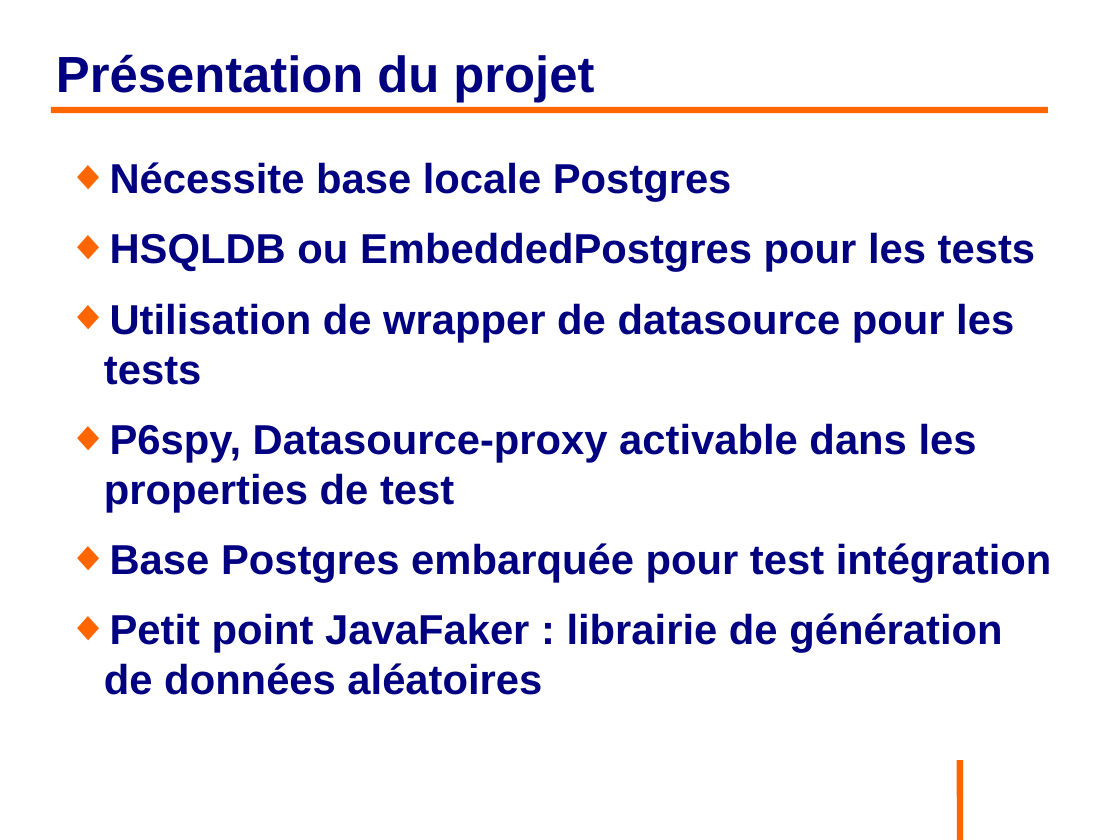
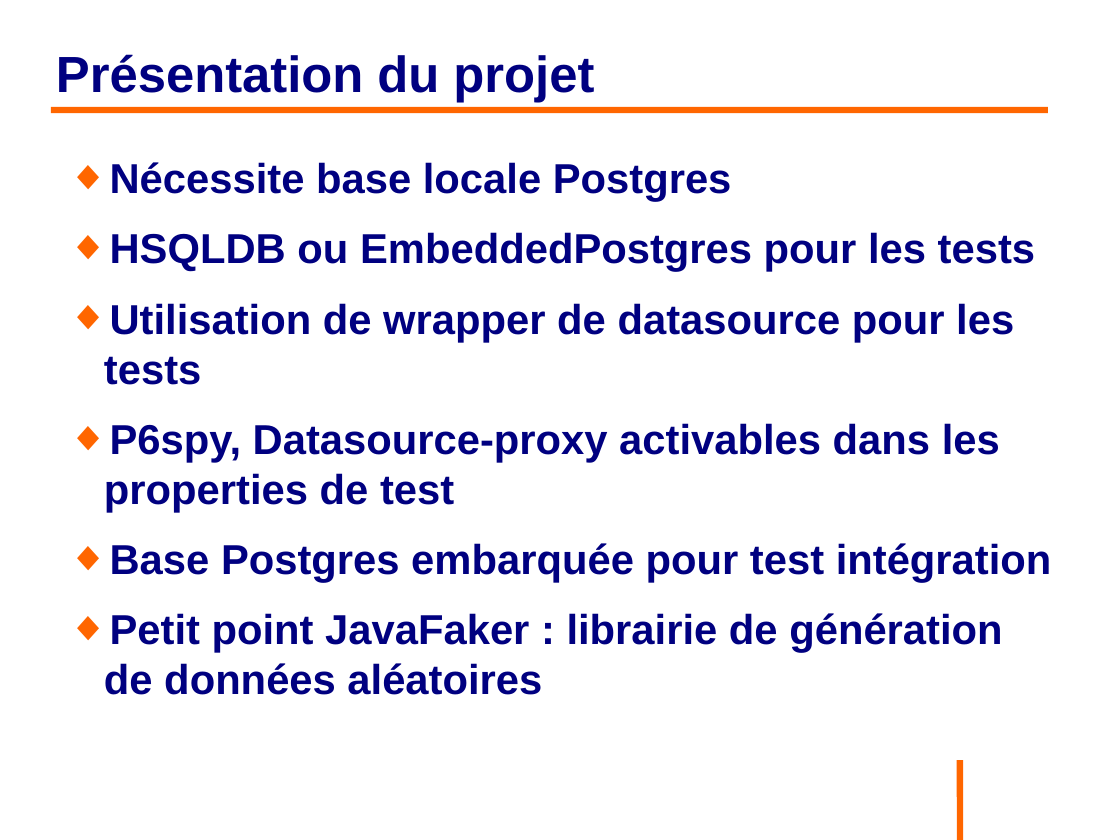
Before and after one commit to philphils/formation-hibernate-avancee, a slide deck: slide 9 of Documentation/diapo_formation_hibernate_avancee.odp. Drawn at 1120x840 pixels with LibreOffice and Linux fonts; fonts in the diff are those of the drawing; background and template pictures are left out. Boxes give left, top, right and bottom in pixels: in the first picture for what was removed or moved away, otherwise in the second. Text is boxed around its words. In the diff, an @@ line names an element or a change of style, - is before the commit and + after.

```diff
--- a/Documentation/diapo_formation_hibernate_avancee.odp
+++ b/Documentation/diapo_formation_hibernate_avancee.odp
@@ text at (104, 423, 1000, 513): text changed @@
-◆ P6spy, Datasource-proxy activable dans les properties de test
+◆ P6spy, Datasource-proxy activables dans les properties de test
```
Also in this commit, not shown: 6 other slides changed.
